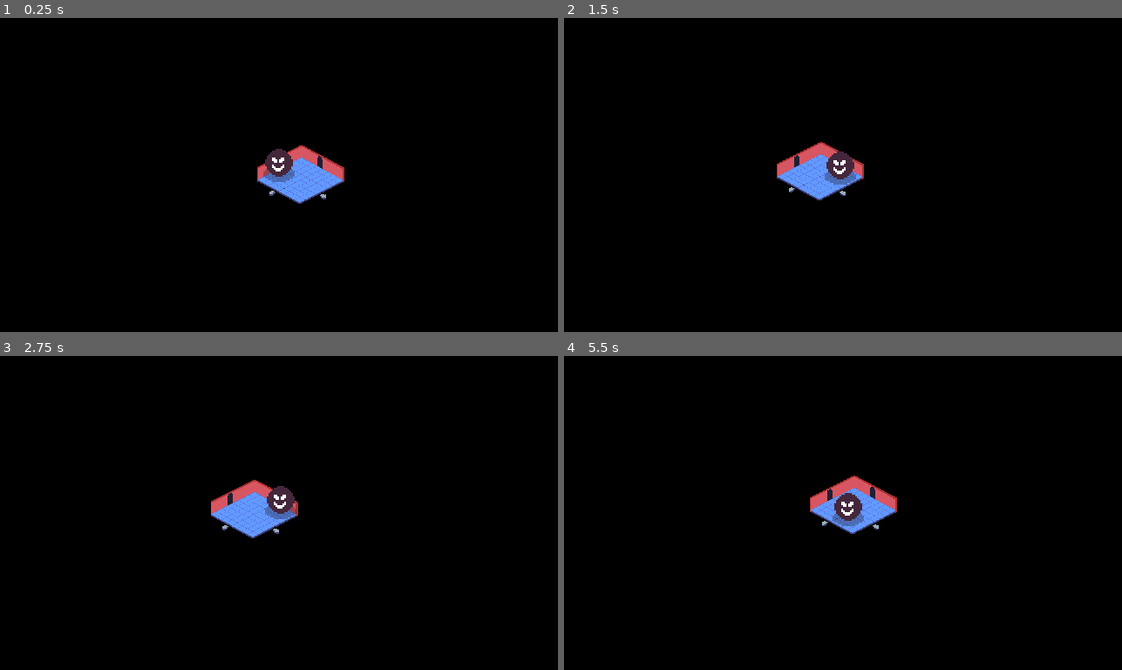
Above: before the commit, frames 1-4 (two rows, left to right).
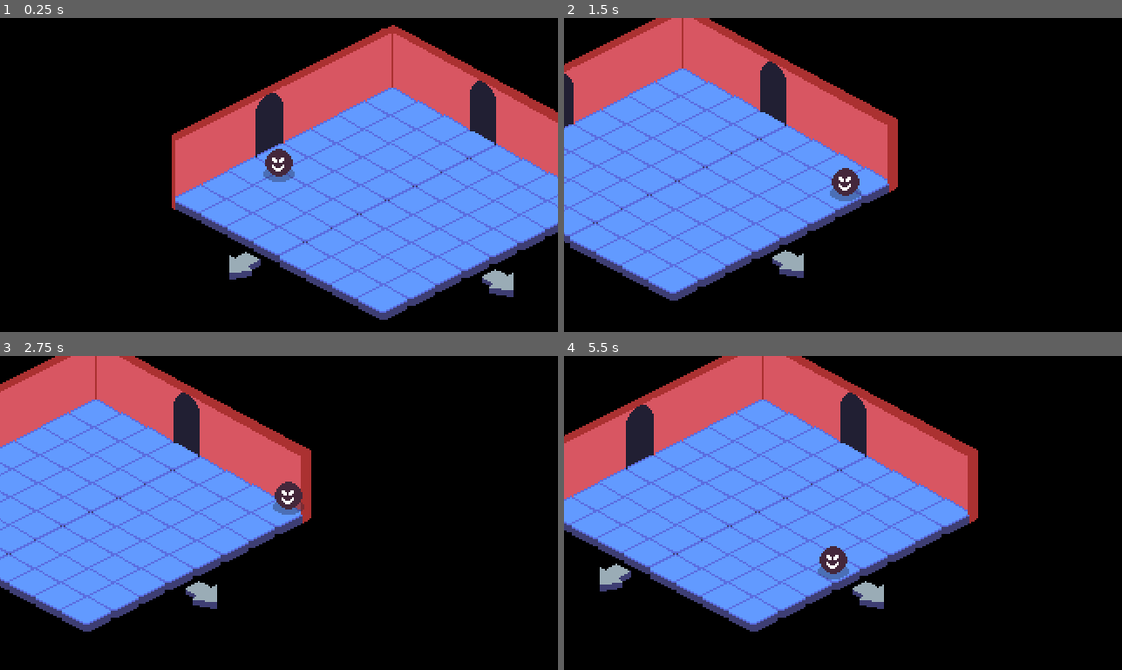
Above: after the commit, the same moments.

Repository: ColmeiaUDESC/gamejaaj6
Game: Godot game, scene res://Scenes/Teste.tscn
The game is run twice, just before and just after one commit, with the same random seed, the same clock (stepped at 60 frames per second) and the same inputs.
Inputs:
- Up to frame 1 (0.25 s): no input
- Up to frame 2 (1.5 s): tap Enter at 0.5 s; hold Right (ui_right) 0.53-1.28 s; hold Down (ui_down) from 1.28 s (still down)
- Up to frame 3 (2.75 s): release Down (ui_down) at 2.03 s; hold Right (ui_right) from 2.03 s (still down)
- Up to frame 4 (5.5 s): release Right (ui_right) at 2.78 s; hold Up (ui_up) 2.78-3.53 s; hold Left (ui_left) 3.53-5.03 s; tap Space at 5 s; hold Down (ui_down) from 5.03 s (still down)

The runs differ from the first frame. In frame 1, 43% of the frame differs, in the area x 30-100%, y 2-97%; in frame 2, 38%; in frame 3, 35%; in frame 4, 44%, in the area x 0-75%, y 0-88%.

Commit message:
Ajustar padroes

Diff:
--- a/Cenas/Teste.tscn
+++ b/Cenas/Teste.tscn
@@ -11,6 +11,7 @@
 texture = ExtResource( 2 )
 
 [node name="Jogador" parent="." instance=ExtResource( 1 )]
+position = Vector2( 88, 96 )
 
 [node name="Inimigo" parent="." instance=ExtResource( 3 )]
 position = Vector2( 160.5, 103.5 )
--- a/Instanciaveis/Inimigo.tscn
+++ b/Instanciaveis/Inimigo.tscn
@@ -18,7 +18,6 @@
 height = 7.1326
 
 [node name="Inimigo" type="KinematicBody2D"]
-position = Vector2( 96, 72 )
 script = ExtResource( 1 )
 __meta__ = {
 "_edit_group_": true
@@ -31,11 +30,15 @@
 shape = SubResource( 1 )
 
 [node name="Area_de_ataque" type="Area2D" parent="."]
+collision_layer = 0
+collision_mask = 2
 
 [node name="CollisionShape2D" type="CollisionShape2D" parent="Area_de_ataque"]
 shape = SubResource( 2 )
 
 [node name="Visao" type="Area2D" parent="."]
+collision_layer = 0
+collision_mask = 2
 
 [node name="CollisionShape2D" type="CollisionShape2D" parent="Visao"]
 rotation = 0.785398
--- a/Instanciaveis/Jogador.tscn
+++ b/Instanciaveis/Jogador.tscn
@@ -6,21 +6,20 @@
 [node name="Jogador" type="KinematicBody2D" groups=[
 "jogador",
 ]]
+collision_layer = 2
+collision_mask = 5
 script = ExtResource( 1 )
 __meta__ = {
 "_edit_group_": true
 }
 
 [node name="Sprite" type="Sprite" parent="."]
-position = Vector2( 0, -27.5 )
-scale = Vector2( 5, 5 )
+position = Vector2( 0, -5.5 )
 texture = ExtResource( 2 )
 
 [node name="CollisionPolygon2D" type="CollisionPolygon2D" parent="."]
-scale = Vector2( 5, 5 )
 polygon = PoolVector2Array( -4, 4, -8, 2, -8, -1, 0, -2, 8, -1, 8, 1, 4, 4 )
 
 [node name="Camera2D" type="Camera2D" parent="."]
 current = true
-zoom = Vector2( 5, 5 )
 smoothing_enabled = true
--- a/Scenes/Jogo.tscn
+++ b/Scenes/Jogo.tscn
@@ -17,3 +17,9 @@
 cenas_salas = [ ExtResource( 5 ), ExtResource( 6 ) ]
 
 [node name="Jogador" parent="." instance=ExtResource( 2 )]
+scale = Vector2( 5, 5 )
+
+[node name="Camera2D" parent="Jogador" index="2"]
+zoom = Vector2( 5, 5 )
+
+[editable path="Jogador"]
